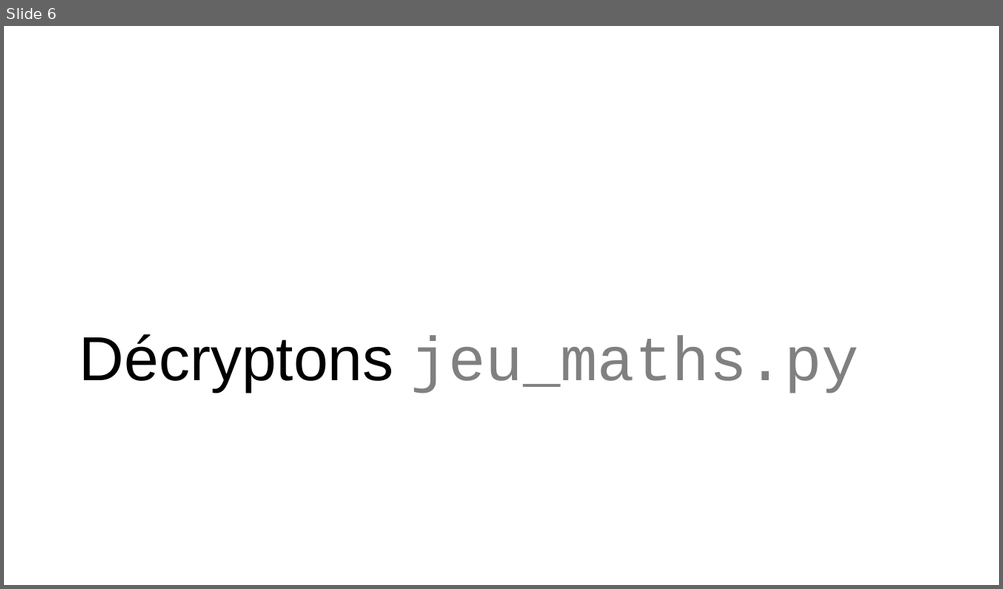
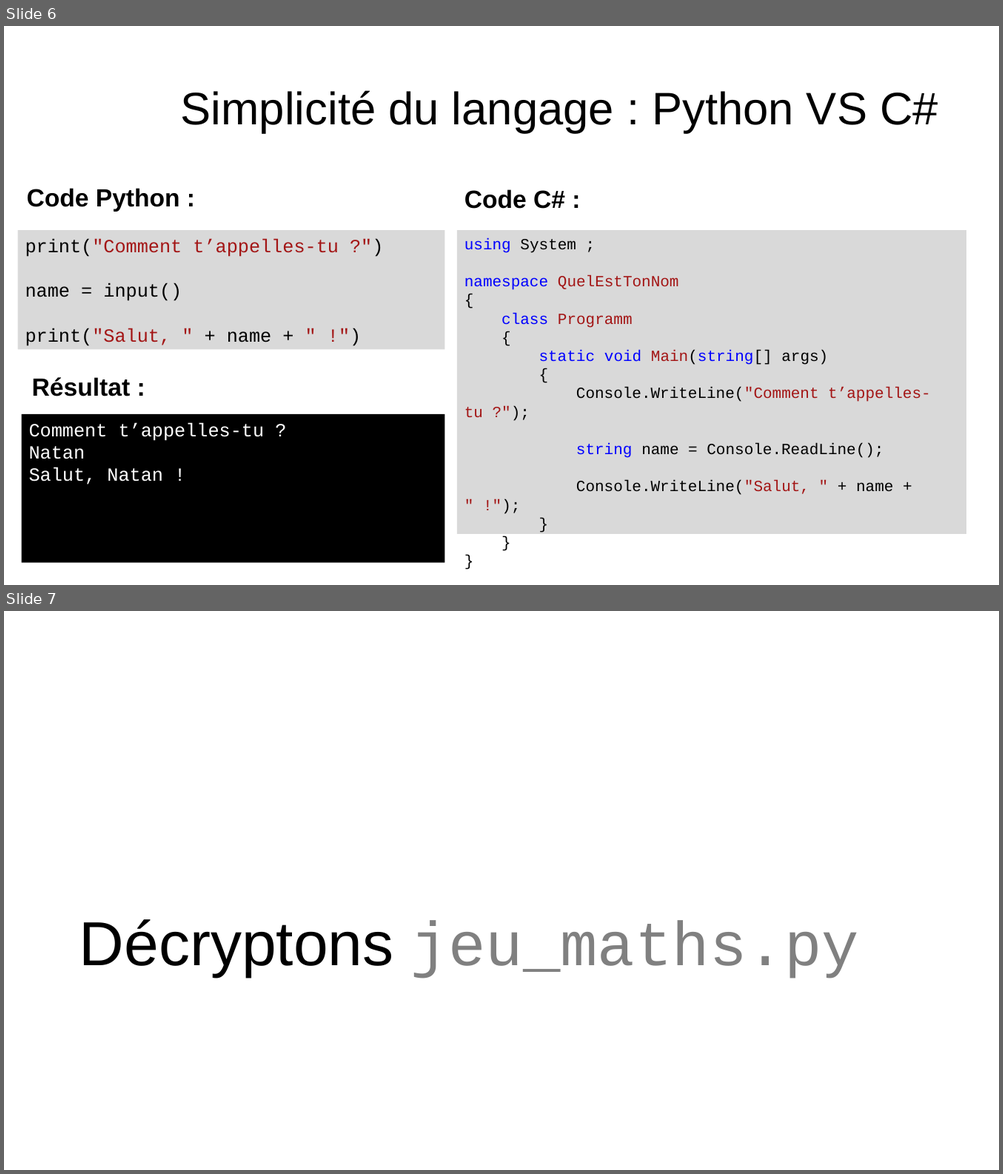
Before and after one commit to Natouche68/present-python-jeu-maths, a slide deck: present_python.pptx. Shown one above the other, each under a label of ours: slide 6 before the commit, slides 6 and 7 after it. The pictures are 1003x589 and 1003x1174 pixels, drawn with LibreOffice and Linux fonts; fonts in the diff are those of the drawing; background and template pictures are left out. Boxes give left, top, right and bottom in pixels: in the first picture for what was removed or moved away, otherwise in the second. Text is boxed around its words. In the diff, an @@ line names an element or a change of style, - is before the commit and + after.

Commit message:
Add a diapo "Python VS C#"

```diff
--- a/present_python.pptx
+++ b/present_python.pptx
@@ slide 6 added at <box>4,26,999,585</box>, background picture (left out) @@
@@ title added at <box>181,90,938,133</box>, 44 pt, text #000000 @@
+Simplicité du langage : Python VS C#
@@ text added at <box>27,188,180,212</box>, 24 pt, text #000000, bold @@
+Code Python :
@@ text added at <box>464,190,565,209</box>, 24 pt, text #000000, bold @@
+Code C# :
@@ rectangle added at <box>17,230,444,350</box>, fill #D9D9D9, 18 pt, text #A31515 @@
+print("Comment t’appelles-tu ?")
+name = input()
+print("Salut, " + name + " !")
@@ rectangle added at <box>457,230,967,535</box>, fill #D9D9D9, 15 pt, text #000000 @@
+using System ;
+namespace QuelEstTonNom
+{
+class Programm
+{
+static void Main(string[] args)
+{
+Console.WriteLine("Comment t’appelles-tu ?");
+string name = Console.ReadLine();
+Console.WriteLine("Salut, " + name + " !");
+}
+}
+}
@@ text added at <box>32,378,131,397</box>, 24 pt, text #000000, bold @@
+Résultat :
@@ rectangle added at <box>21,414,444,563</box>, fill #000000, 18 pt, text #FFFFFF @@
+Comment t’appelles-tu ?
+Natan
+Salut, Natan !
@@ what was slide 6 is now slide 7 @@
```
Also in this commit, not shown: 1 other file.
